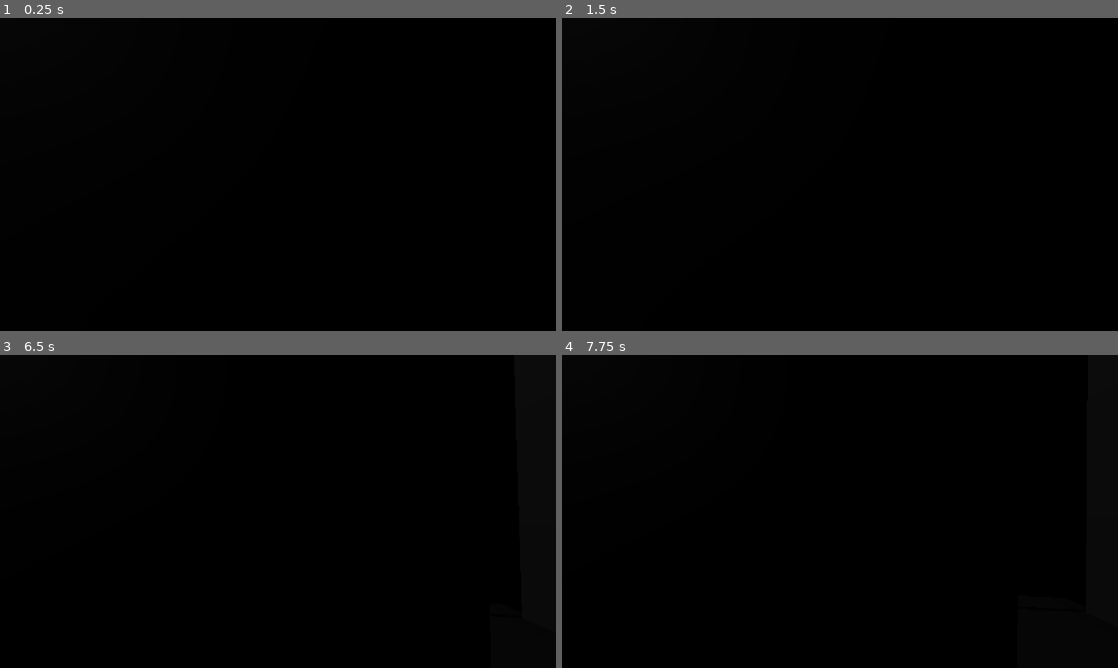
Above: before the commit, frames 1-4 (two rows, left to right).
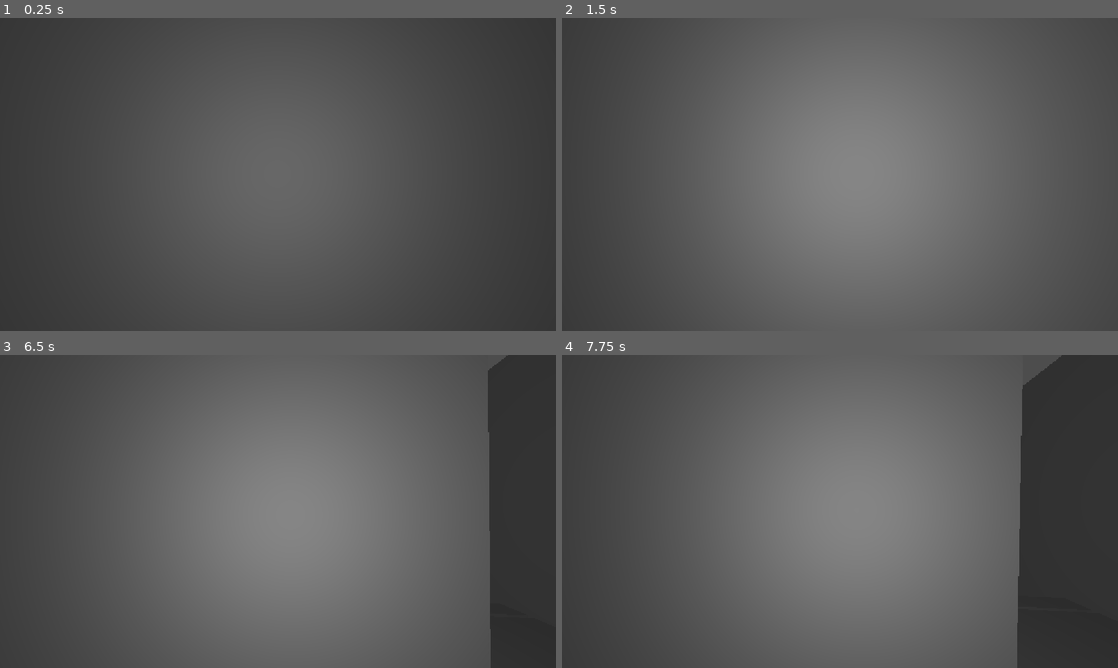
Above: after the commit, the same moments.

Repository: khushnaseiba/The_Exit
Game: Godot game, scene res://scenes/map.tscn
The game is run twice, just before and just after one commit, with the same random seed, the same clock (stepped at 60 frames per second) and the same inputs. The project has no main scene, so this scene is started directly.
Inputs (mouse positions are in pixels of both pictures, inside the frame that each line leads up to):
- Up to frame 1 (0.25 s): no input
- Up to frame 2 (1.5 s): tap Enter at 0.5 s; move the mouse to (867, 174) at 0.52 s; hold Up (forward) from 0.53 s (still down); tap Space at 1.25 s; move the mouse to (812, 174) at 1.27 s
- Up to frame 3 (6.5 s): tap Enter at 2, 3.5 s; move the mouse to (289, 505) at 2.02 s; tap Space at 2.75, 4.25 s; move the mouse to (272, 517) at 2.77 s; move the mouse to (316, 514) at 3.52 s; move the mouse to (233, 508) at 4.27 s; move the mouse to (283, 511) at 5.02 s; move the mouse to (255, 505) at 5.77 s; release Up (forward) at 5.78 s; hold Right (right) from 5.78 s (still down)
- Up to frame 4 (7.75 s): move the mouse to (867, 511) at 6.52 s; release Right (right) at 6.53 s; hold Up (forward) from 6.53 s (still down); move the mouse to (812, 511) at 7.27 s

The runs differ from the first frame. In frame 1, 100% of the frame differs, in the area x 0-100%, y 0-100%; in frame 2, 100%; in frame 3, 100%; in frame 4, 100%.

Commit message:
fix bugs ,added rooms and player

Diff:
--- a/project.godot
+++ b/project.godot
@@ -55,6 +55,12 @@
 ]
 }
 
+[layer_names]
+
+2d_render/layer_1="terain"
+2d_render/layer_2="player"
+2d_render/layer_3="walls"
+
 [physics]
 
 3d/physics_engine="Jolt Physics"
--- /dev/null
+++ b/scenes/bedroom.tscn
@@ -0,0 +1,3 @@
+[gd_scene format=3 uid="uid://cuhhfy8l4ct5t"]
+
+[node name="bedroom" type="Node3D" unique_id=1871387859]
--- /dev/null
+++ b/scenes/exitdoor.gd
@@ -0,0 +1,34 @@
+extends StaticBody3D
+
+@export var exitdoorposition: Array[Marker3D]
+var was_visible := true
+var move_coldown := false
+# Called when the node enters the scene tree for the first time.
+func _ready() -> void:
+	pass # Replace with function body.
+
+
+# Called every frame. 'delta' is the elapsed time since the previous frame.
+func _process(delta: float) -> void:
+
+	if was_visible and not move_coldown:
+		move_door()
+	was_visible = visible
+
+func teleport_to(position_marker:Marker3D):
+	global_position = position_marker.global_position
+	global_rotation = position_marker.global_rotation
+
+func teleport_to_index(index: int):
+	if index >= 0 and index < exitdoorposition.size():
+		global_position = exitdoorposition[index].global_position
+		global_rotation = exitdoorposition[index].global_rotation
+
+func move_door():
+	move_coldown = true
+
+	var random_index = randi_range(0, exitdoorposition.size()-1)
+	teleport_to_index(random_index)
+
+	await get_tree().create_timer(2.0).timeout
+	move_coldown = false
--- /dev/null
+++ b/scenes/hall.tscn
@@ -0,0 +1,17 @@
+[gd_scene format=3 uid="uid://pxs10y6yug0q"]
+
+[ext_resource type="Script" uid="uid://wecw28ob6yq" path="res://scenes/hallarea4.gd" id="1_ax3ax"]
+
+[sub_resource type="BoxShape3D" id="BoxShape3D_5e3yu"]
+size = Vector3(20, 1.04, 20)
+
+[node name="hall" type="Node3D" unique_id=290613515]
+
+[node name="Area3D" type="Area3D" parent="." unique_id=2140956019]
+collision_mask = 0
+script = ExtResource("1_ax3ax")
+
+[node name="CollisionShape3D" type="CollisionShape3D" parent="Area3D" unique_id=1694680369]
+shape = SubResource("BoxShape3D_5e3yu")
+
+[connection signal="body_entered" from="Area3D" to="Area3D" method="_on_body_entered"]
--- /dev/null
+++ b/scenes/hallarea4.gd
@@ -0,0 +1,16 @@
+extends Area3D
+
+
+# Called when the node enters the scene tree for the first time.
+func _ready() -> void:
+	pass # Replace with function body.
+
+
+# Called every frame. 'delta' is the elapsed time since the previous frame.
+func _process(delta: float) -> void:
+	pass
+
+
+func _on_body_entered(body: Node3D) -> void:
+	if body.name == "player":
+		print("hi")
--- a/scenes/map.tscn
+++ b/scenes/map.tscn
@@ -1,6 +1,9 @@
 [gd_scene format=3 uid="uid://bhqjejmj21db5"]
 
 [ext_resource type="PackedScene" uid="uid://wyllepllding" path="res://scenes/player.tscn" id="1_4xfga"]
+[ext_resource type="PackedScene" uid="uid://pxs10y6yug0q" path="res://scenes/hall.tscn" id="2_0cso3"]
+[ext_resource type="Script" uid="uid://bqdis3ie4s06o" path="res://scenes/exitdoor.gd" id="2_gldc4"]
+[ext_resource type="Texture2D" uid="uid://btyormiam6d2q" path="res://scenes/vecteezy_ai-generated-exit-door-png-isolated-on-transparent-background_41932719.png" id="2_paxxb"]
 
 [sub_resource type="BoxMesh" id="BoxMesh_1amec"]
 size = Vector3(19.5, 10, 0.4)
@@ -14,12 +17,6 @@
 [sub_resource type="BoxMesh" id="BoxMesh_2q38o"]
 size = Vector3(7, 0.4, 10)
 
-[sub_resource type="BoxMesh" id="BoxMesh_626vt"]
-size = Vector3(0.4, 10, 13.25)
-
-[sub_resource type="BoxShape3D" id="BoxShape3D_bb2ia"]
-size = Vector3(13, 10, 0.4)
-
 [sub_resource type="BoxMesh" id="BoxMesh_kmts3"]
 size = Vector3(13, 10, 0.4)
 
@@ -87,7 +84,50 @@
 size = Vector3(1, 0.4, 7)
 
 [sub_resource type="Environment" id="Environment_bb2ia"]
-background_mode = 1
+
+[sub_resource type="BoxMesh" id="BoxMesh_paxxb"]
+size = Vector3(20, 10, 0.4)
+
+[sub_resource type="BoxMesh" id="BoxMesh_8a0ef"]
+size = Vector3(0.4, 20, 40)
+
+[sub_resource type="BoxMesh" id="BoxMesh_m0y6p"]
+size = Vector3(240, 20, 0.4)
+
+[sub_resource type="BoxMesh" id="BoxMesh_8hfvk"]
+size = Vector3(200, 20, 1)
+
+[sub_resource type="BoxMesh" id="BoxMesh_v87ed"]
+size = Vector3(0.4, 20, 20)
+
+[sub_resource type="BoxShape3D" id="BoxShape3D_5e3yu"]
+size = Vector3(20, 10, 0.4)
+
+[sub_resource type="BoxShape3D" id="BoxShape3D_2q38o"]
+size = Vector3(0.4, 20, 40)
+
+[sub_resource type="BoxShape3D" id="BoxShape3D_8a0ef"]
+size = Vector3(240, 20, 0.4)
+
+[sub_resource type="BoxShape3D" id="BoxShape3D_626vt"]
+size = Vector3(200, 20, 0.4)
+
+[sub_resource type="BoxShape3D" id="BoxShape3D_m0y6p"]
+size = Vector3(0.4, 20, 20)
+
+[sub_resource type="BoxMesh" id="BoxMesh_626vt"]
+size = Vector3(37.895508, 0.4, 20)
+
+[sub_resource type="StandardMaterial3D" id="StandardMaterial3D_kvm4n"]
+albedo_texture = ExtResource("2_paxxb")
+uv1_offset = Vector3(0, 0.3, 0)
+
+[sub_resource type="BoxMesh" id="BoxMesh_ub4pt"]
+material = SubResource("StandardMaterial3D_kvm4n")
+size = Vector3(0.4, 10, 5)
+
+[sub_resource type="BoxShape3D" id="BoxShape3D_gldc4"]
+size = Vector3(0.4, 10, 5)
 
 [node name="Node3D" type="Node3D" unique_id=859973961]
 
@@ -96,32 +136,24 @@
 spot_range = 4096.0
 spot_angle = 180.0
 
-[node name="StaticBody3D" type="StaticBody3D" parent="." unique_id=203788196]
+[node name="s" type="StaticBody3D" parent="." unique_id=203788196]
 transform = Transform3D(1, 0, 0, 0, 1, 0, 0, 0, 1, 0.5, 0, 0.2)
 
-[node name="MeshInstance3D" type="MeshInstance3D" parent="StaticBody3D" unique_id=1799608683]
+[node name="MeshInstance3D" type="MeshInstance3D" parent="s" unique_id=1799608683]
 transform = Transform3D(1, 0, 0, 0, 1, 0, 0, 0, 1, 10.283134, 5, 8.205658)
 mesh = SubResource("BoxMesh_1amec")
 
-[node name="CollisionShape3D" type="CollisionShape3D" parent="StaticBody3D" unique_id=1383666457]
+[node name="CollisionShape3D" type="CollisionShape3D" parent="s" unique_id=1383666457]
 transform = Transform3D(1, 0, 0, 0, 1, 0, 0, 0, 1, 10.5, 5, 8.233337)
 shape = SubResource("BoxShape3D_kmts3")
 
-[node name="MeshInstance3D2" type="MeshInstance3D" parent="StaticBody3D" unique_id=1190119191]
+[node name="MeshInstance3D2" type="MeshInstance3D" parent="s" unique_id=1190119191]
 transform = Transform3D(1, 0, 0, 0, 1, 0, 0, 0, 1, 10.04216, 0, 8.39242)
 mesh = SubResource("BoxMesh_avx40")
 
-[node name="MeshInstance3D3" type="MeshInstance3D" parent="StaticBody3D" unique_id=241052521]
+[node name="MeshInstance3D3" type="MeshInstance3D" parent="s" unique_id=241052521]
 transform = Transform3D(1, 0, 0, 0, 1, 0, 0, 0, 1, 16.794464, 0, 0)
 mesh = SubResource("BoxMesh_2q38o")
-
-[node name="MeshInstance3D4" type="MeshInstance3D" parent="StaticBody3D" unique_id=1992467351]
-transform = Transform3D(1, 0, 0, 0, 1, 0, 0, 0, 1, 20.105469, 5, 1.628479)
-mesh = SubResource("BoxMesh_626vt")
-
-[node name="CollisionShape3D2" type="CollisionShape3D" parent="StaticBody3D" unique_id=1084505320]
-transform = Transform3D(-4.371139e-08, 0, 1, 0, 1, 0, -1, 0, -4.371139e-08, 20, 5, 1.5734863)
-shape = SubResource("BoxShape3D_bb2ia")
 
 [node name="StaticBody3D3" type="StaticBody3D" parent="." unique_id=844821488]
 
@@ -159,7 +191,7 @@
 [node name="hallway" type="StaticBody3D" parent="." unique_id=1437553825]
 
 [node name="MeshInstance3D" type="MeshInstance3D" parent="hallway" unique_id=381315617]
-transform = Transform3D(1, 0, 0, 0, 1, 0, 0, 0, 1, -119, -10, -15.062)
+transform = Transform3D(1, 0, 0, 0, 1, 0, 0, 0, 1, -119.343506, -10.204132, -15.114368)
 mesh = SubResource("BoxMesh_85dds")
 
 [node name="CollisionShape3D" type="CollisionShape3D" parent="hallway" unique_id=1910172734]
@@ -230,7 +262,7 @@
 transform = Transform3D(1, 0, 0, 0, 1, 0, 0, 0, 1, -20, 0, 25)
 
 [node name="MeshInstance3D" type="MeshInstance3D" parent="exit room/wall1" unique_id=1506333038]
-transform = Transform3D(1, 0, 0, 0, 1, 0, 0, 0, 1, 5, 5, 10)
+transform = Transform3D(1, 0, 0, 0, 1, 0, 0, 0, 1, 5, 5, 10.203377)
 mesh = SubResource("BoxMesh_5e3yu")
 
 [node name="CollisionShape3D" type="CollisionShape3D" parent="exit room/wall1" unique_id=1240868934]
@@ -249,25 +281,25 @@
 shape = SubResource("BoxShape3D_xsd3y")
 
 [node name="wall3" type="StaticBody3D" parent="exit room" unique_id=1395476936]
-transform = Transform3D(1, 0, 0, 0, 1, 0, 0, 0, 1, -15, 0, 20)
+transform = Transform3D(1, 0, 0, 0, 1, 0, 0, 0, 1, 36.640503, 0, 20)
 
 [node name="MeshInstance3D" type="MeshInstance3D" parent="exit room/wall3" unique_id=391693834]
-transform = Transform3D(1, 0, 0, 0, 1, 0, 0, 0, 1, 10, 5, 5)
+transform = Transform3D(1, 0, 0, 0, 1, 0, 0, 0, 1, -23.744751, 5, 11.542412)
 mesh = SubResource("BoxMesh_xsd3y")
 
 [node name="CollisionShape3D" type="CollisionShape3D" parent="exit room/wall3" unique_id=580261540]
-transform = Transform3D(1, 0, 0, 0, 1, 0, 0, 0, 1, 10, 5, 5)
+transform = Transform3D(1, 0, 0, 0, 1, 0, 0, 0, 1, -22.832275, 5, -2.3051758)
 shape = SubResource("BoxShape3D_w3l5p")
 
 [node name="wall4" type="StaticBody3D" parent="exit room" unique_id=1619529728]
-transform = Transform3D(1, 0, 0, 0, 1, 0, 0, 0, 1, -25, 0, 20)
+transform = Transform3D(1, 0, 0, 0, 1, 0, 0, 0, 1, 13.302002, 0, 20)
 
 [node name="MeshInstance3D" type="MeshInstance3D" parent="exit room/wall4" unique_id=344592619]
-transform = Transform3D(1, 0, 0, 0, 1, 0, 0, 0, 1, 0, 5, 5)
+transform = Transform3D(1, 0, 0, 0, 1, 0, 0, 0, 1, 0, 5, -1.8698196)
 mesh = SubResource("BoxMesh_xsd3y")
 
 [node name="CollisionShape3D" type="CollisionShape3D" parent="exit room/wall4" unique_id=1595399555]
-transform = Transform3D(1, 0, 0, 0, 1, 0, 0, 0, 1, 0, 5, 5)
+transform = Transform3D(1, 0, 0, 0, 1, 0, 0, 0, 1, 0, 5, 11.149643)
 shape = SubResource("BoxShape3D_w3l5p")
 
 [node name="living room" type="Node3D" parent="." unique_id=798923793]
@@ -565,4 +597,77 @@
 [node name="StaticBody3D2" type="StaticBody3D" parent="." unique_id=310986198]
 
 [node name="MeshInstance3D" type="MeshInstance3D" parent="StaticBody3D2" unique_id=1525428589]
-transform = Transform3D(1, 0, 0, 0, 1, 0, 0, 0, 1, 26.21167, 0, 0)
+transform = Transform3D(1, 0, 0, 0, 1, 0, 0, 0, 1, 10, -5, 15)
+mesh = SubResource("BoxMesh_paxxb")
+
+[node name="MeshInstance3D2" type="MeshInstance3D" parent="StaticBody3D2" unique_id=1294272570]
+transform = Transform3D(1, 0, 0, 0, 1, 0, 0, 0, 1, 21, 0, -4.870262)
+mesh = SubResource("BoxMesh_8a0ef")
+
+[node name="MeshInstance3D4" type="MeshInstance3D" parent="StaticBody3D2" unique_id=1557466609]
+transform = Transform3D(1, 0, 0, 0, 1, 0, 0, 0, 1, -99, 0, -25)
+mesh = SubResource("BoxMesh_m0y6p")
+
+[node name="MeshInstance3D5" type="MeshInstance3D" parent="StaticBody3D2" unique_id=137495743]
+transform = Transform3D(1, 0, 0, 0, 1, 0, 0, 0, 1, -117.764, 0, -4.511)
+mesh = SubResource("BoxMesh_8hfvk")
+
+[node name="MeshInstance3D3" type="MeshInstance3D" parent="StaticBody3D2" unique_id=631886029]
+transform = Transform3D(1, 0, 0, 0, 1, 0, 0, 0, 1, -217.90118, 0, -15.008911)
+mesh = SubResource("BoxMesh_v87ed")
+
+[node name="CollisionShape3D" type="CollisionShape3D" parent="StaticBody3D2" unique_id=1204393805]
+transform = Transform3D(1, 0, 0, 0, 1, 0, 0, 0, 1, 10, -5, 15)
+shape = SubResource("BoxShape3D_5e3yu")
+
+[node name="CollisionShape3D2" type="CollisionShape3D" parent="StaticBody3D2" unique_id=546191135]
+transform = Transform3D(1, 0, 0, 0, 1, 0, 0, 0, 1, 21, -0.10159302, -5.0816727)
+shape = SubResource("BoxShape3D_2q38o")
+
+[node name="CollisionShape3D3" type="CollisionShape3D" parent="StaticBody3D2" unique_id=56757047]
+transform = Transform3D(1, 0, 0, 0, 1, 0, 0, 0, 1, -99, 0, -25)
+shape = SubResource("BoxShape3D_8a0ef")
+
+[node name="CollisionShape3D4" type="CollisionShape3D" parent="StaticBody3D2" unique_id=866916858]
+transform = Transform3D(1, 0, 0, 0, 1, 0, 0, 0, 1, -117.37488, 0, -4.5)
+shape = SubResource("BoxShape3D_626vt")
+
+[node name="CollisionShape3D5" type="CollisionShape3D" parent="StaticBody3D2" unique_id=1542572756]
+transform = Transform3D(1, 0, 0, 0, 1, 0, 0, 0, 1, -214.50745, 0, -15)
+shape = SubResource("BoxShape3D_m0y6p")
+
+[node name="MeshInstance3D6" type="MeshInstance3D" parent="StaticBody3D2" unique_id=2059340943]
+transform = Transform3D(1, 0, 0, 0, 1, 0, 0, 0, 1, -198.89085, 0, -14.235156)
+mesh = SubResource("BoxMesh_626vt")
+
+[node name="hall" parent="." unique_id=290613515 instance=ExtResource("2_0cso3")]
+transform = Transform3D(1, 0, 0, 0, 1, 0, 0, 0, 1, -190.9722, -9.809494, -14.235156)
+
+[node name="exitdoor" type="StaticBody3D" parent="." unique_id=653462650]
+transform = Transform3D(1, 0, 0, 0, 1, 0, 0, 0, 1, -156.05139, -5.118, 0)
+script = ExtResource("2_gldc4")
+
+[node name="MeshInstance3D" type="MeshInstance3D" parent="exitdoor" unique_id=1567400719]
+transform = Transform3D(1, 0, 0, 0, 1, 0, 0, 0, 1, -60.40808, 0, -15.026306)
+mesh = SubResource("BoxMesh_ub4pt")
+
+[node name="CollisionShape3D" type="CollisionShape3D" parent="exitdoor" unique_id=589003154]
+transform = Transform3D(1, 0, 0, 0, 1, 0, 0, 0, 1, -60.516113, 0, -15)
+shape = SubResource("BoxShape3D_gldc4")
+
+[node name="exitdoorposition" type="Node3D" parent="." unique_id=998959948]
+
+[node name="Marker3D" type="Marker3D" parent="exitdoorposition" unique_id=1362753957]
+transform = Transform3D(-4.371139e-08, 0, 1, 0, 1, 0, -1, 0, -4.371139e-08, -9.118, -15, 14)
+
+[node name="Marker3D2" type="Marker3D" parent="exitdoorposition" unique_id=1341715837]
+transform = Transform3D(-4.371139e-08, 0, 1, 0, 1, 0, -1, 0, -4.371139e-08, -176.28262, -15.724365, -6.3823805)
+
+[node name="Marker3D3" type="Marker3D" parent="exitdoorposition" unique_id=317353930]
+transform = Transform3D(-4.371139e-08, 0, 1, 0, 1, 0, -1, 0, -4.371139e-08, -29.525, -15, -22.361)
+
+[node name="Marker3D4" type="Marker3D" parent="exitdoorposition" unique_id=1030678122]
+transform = Transform3D(-1, 0, -8.742278e-08, 0, 1, 0, 8.742278e-08, 0, -1, 19.538727, 0, 0)
+
+[node name="Marker3D5" type="Marker3D" parent="exitdoorposition" unique_id=846894130]
+transform = Transform3D(-4.371139e-08, 0, 1, 0, 1, 0, -1, 0, -4.371139e-08, 16.365, -15, 13.127)
--- a/scenes/player.tscn
+++ b/scenes/player.tscn
@@ -18,3 +18,8 @@
 [node name="RayCast3D" type="RayCast3D" parent="Camera3D" unique_id=910876290]
 transform = Transform3D(1, 0, 0, 0, 1, 0, 0, 0, 1, 0, -1.5125172, 0)
 target_position = Vector3(0, 0, -3)
+
+[node name="SpotLight3D" type="SpotLight3D" parent="Camera3D" unique_id=2107431214]
+layers = 2
+spot_range = 73.36
+spot_angle = 88.12
--- /dev/null
+++ b/scenes/stairs.tscn
@@ -0,0 +1,3 @@
+[gd_scene format=3 uid="uid://ut87fq12wp5y"]
+
+[node name="stairs" type="Node3D" unique_id=1053517634]
Not shown, added: scenes/exitdoor.gd.uid
Not shown, added: scenes/hallarea4.gd.uid
Binary file added: scenes/vecteezy_ai-generated-exit-door-png-isolated-on-transparent-background_41932719.png
Not shown, added: scenes/vecteezy_ai-generated-exit-door-png-isolated-on-transparent-background_41932719.png.import
